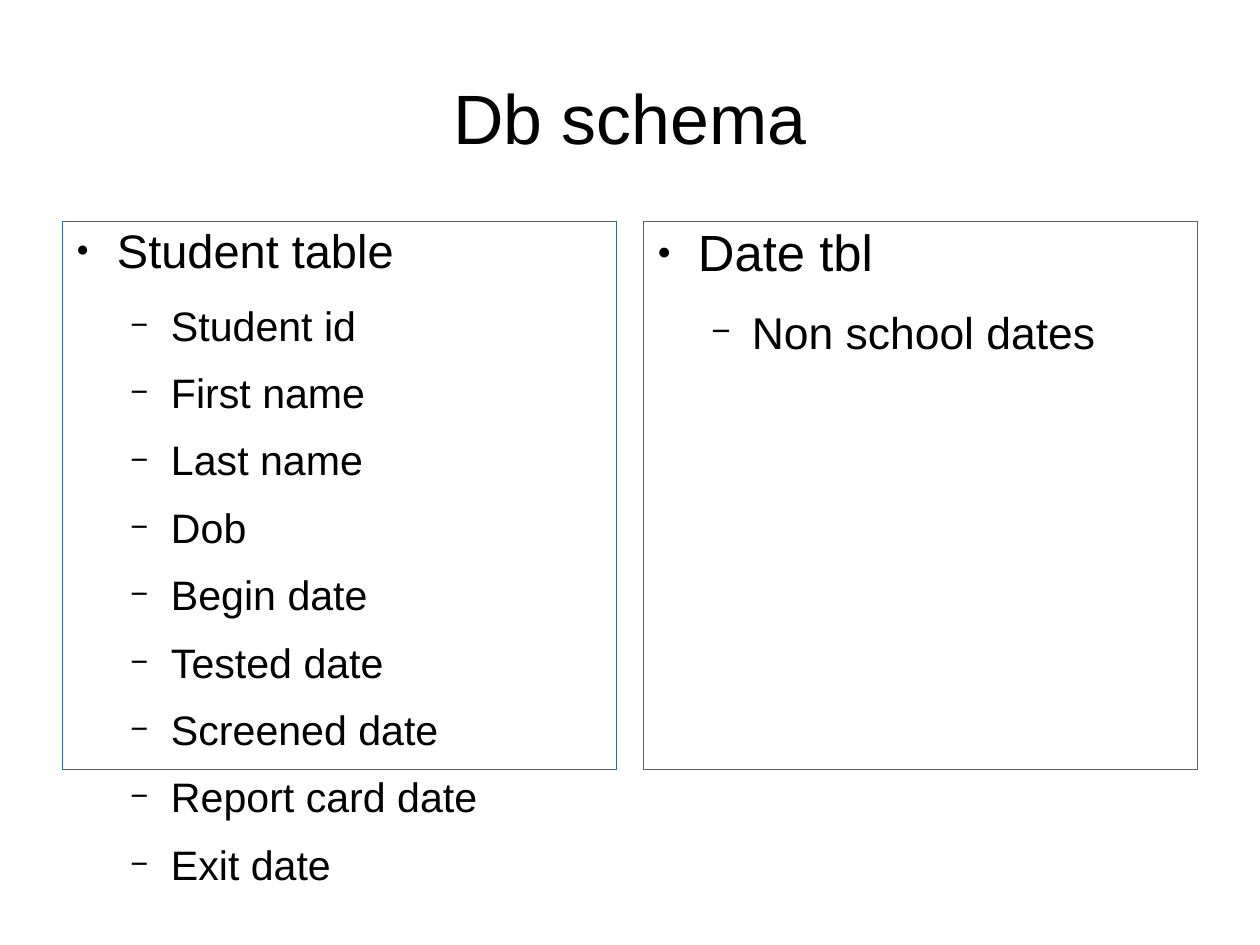
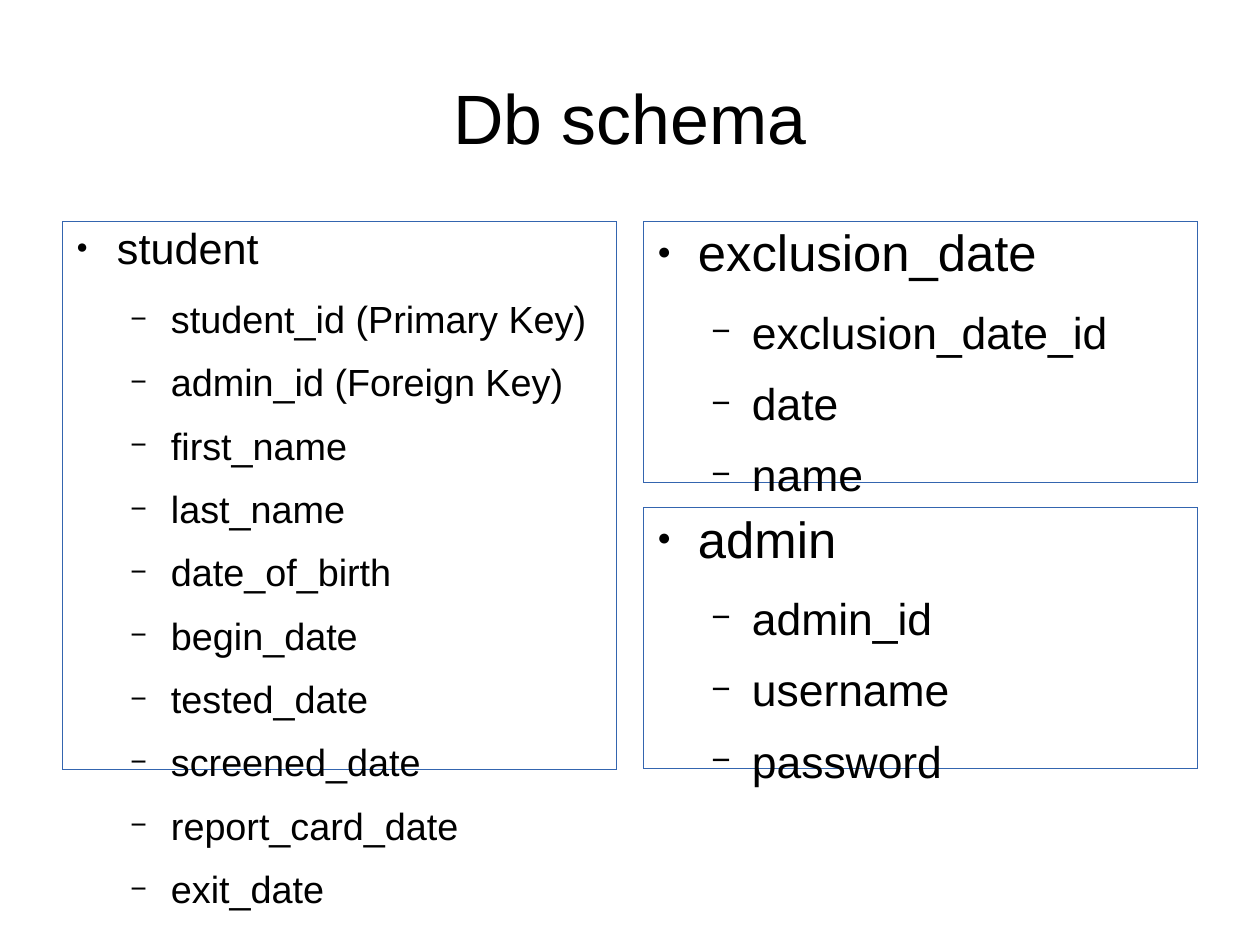
Before and after one commit to rlarsen4/daytracker, a slide deck: slide 10 of mockup.odp. Drawn at 1260x945 pixels with LibreOffice and Linux fonts; fonts in the diff are those of the drawing. Boxes give left, top, right and bottom in pixels: in the first picture for what was removed or moved away, otherwise in the second. Text is boxed around its words. In the diff, an @@ line names an element or a change of style, - is before the commit and + after.

Commit message:
finalized userstories & schema

```diff
--- a/mockup.odp
+++ b/mockup.odp
@@ text at [117, 232, 587, 910]: text changed; size 25.9 to 23.8 pt @@
-● Student table
-  − Student id
-  − First name
-  − Last name
-  − Dob
-  − Begin date
-  − Tested date
-  − Screened date
-  − Report card date
-  − Exit date
+● student
+  − student_id (Primary Key)
+  − admin_id (Foreign Key)
+  − first_name
+  − last_name
+  − date_of_birth
+  − begin_date
+  − tested_date
+  − screened_date
+  − report_card_date
+  − exit_date
@@ text removed at [644, 221, 1197, 768] @@
-● Date tbl
-  − Non school dates
@@ text added at [644, 221, 1197, 483], outline #3465AF 0 pt, 28 pt, text #000000 @@
+● exclusion_date
+  − exclusion_date_id
+  − date
+  − name
@@ text added at [644, 508, 1197, 769], outline #3465AF 0 pt, 28 pt, text #000000 @@
+● admin
+  − admin_id
+  − username
+  − password
```
Also in this commit, not shown: 1 other file.
